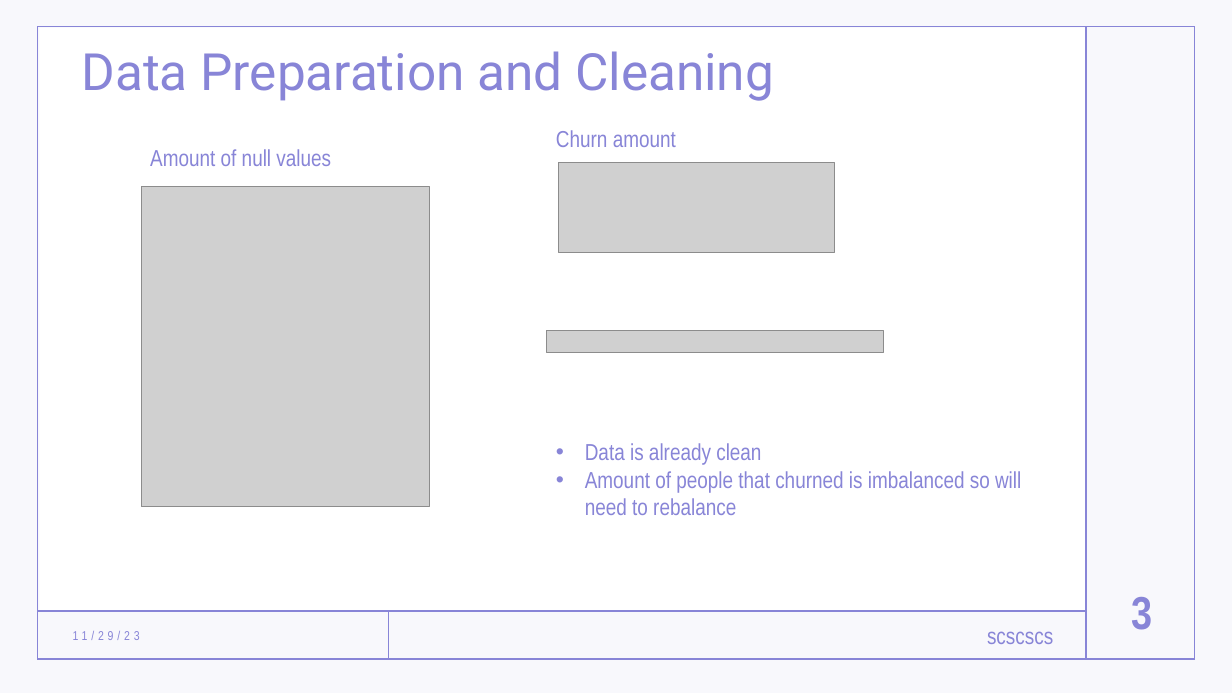
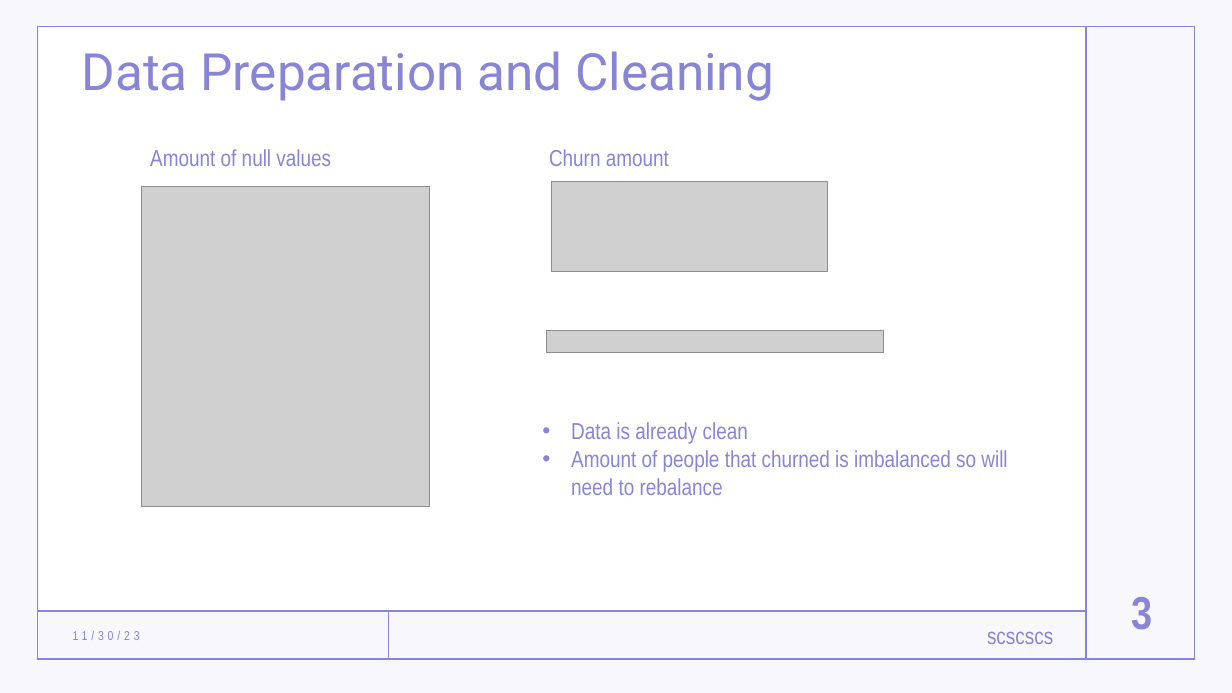
Before and after one commit to stefancourt/Churn-Prediction, a slide deck: slide 3 of Churn Prediction Presentation.pptx. Drawn at 1232x693 pixels with LibreOffice and Linux fonts; fonts in the diff are those of the drawing; grey boxes stand for pictures. Boxes give left, top, right and bottom in pixels: in the first picture for what was removed or moved away, otherwise in the second. Text is boxed around its words. In the diff, an @@ line names an element or a change of style, - is before the commit and + after.

```diff
--- a/Churn Prediction Presentation.pptx
+++ b/Churn Prediction Presentation.pptx
@@ text "Churn amount": place and size @@
-text "Churn amount" at [556,130,676,147]
+text "Churn amount" at [549,149,669,166]
@@ picture: place and size @@
-picture at [558,163,835,252]
+picture at [552,181,828,271]
@@ text "Data is already clean": place and size @@
-text "Data is already clean" at [585,443,1021,515]
+text "Data is already clean" at [571,422,1007,495]
@@ text at [73,631,140,640]: text changed @@
-11/29/23
+11/30/23
```
Also in this commit, not shown: 8 other slides changed, 1 other file.
